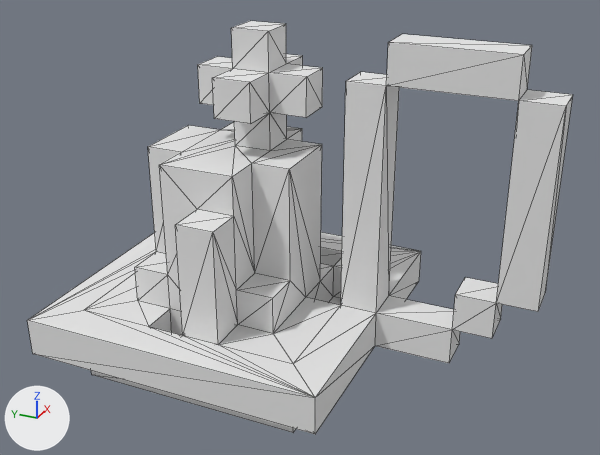
Before and after pictures for a commit that changed the OBJ model Assets/Scene  Models/Candle.obj.
Both versions are drawn from a 50 mm camera at (-1.989, -1.388, 1.297) aimed at (-0.222, -0.592, 0.414). The axes (+X, +Y, +Z) are drawn at lower left. The lights are the same throughout. Mesh edges are drawn as thin lines. Where no turn or scale is listed for an object, it has been applied to the vertices. Vertices at the same position are counted once.

Before the edit, the objects in view are built like this:
```python
me_untitled = bpy.data.meshes.new('Untitled')
me_untitled.from_pydata(...)  # 143 vertices, 292 faces; spans x -0.6..0.2, y -1.2..0.0, z 0.0..0.9
me_untitled.materials.append(mat_palette)  # white #e7e7e7
ob_untitled = bpy.data.objects.new('Untitled', me_untitled)
ob_untitled.location = (0.0, 0.0, 0.0)
```
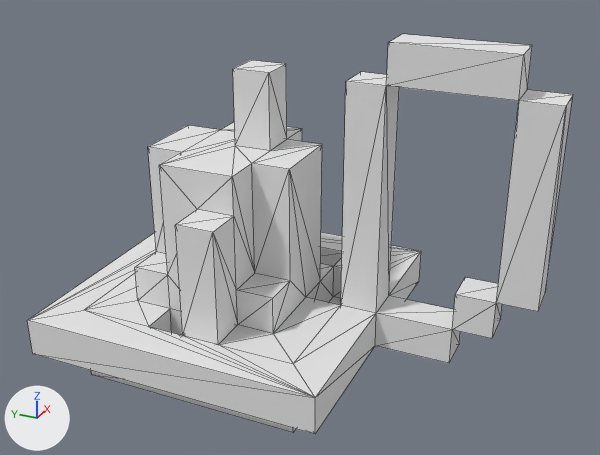
Edits to the bpy script that builds the scene:
```text
Change me_untitled:
    used by ob_untitled; location = (0.0, 0.0, 0.0)
    remove me_untitled.from_pydata(...)  # 143 vertices, 292 faces; spans x -0.6..0.2, y -1.2..0.0, z 0.0..0.9
    add me_untitled.from_pydata(...)  # 119 vertices, 244 faces; spans x -0.6..0.2, y -1.2..0.0, z 0.0..0.9
    me_untitled part 1
    24 vertices are removed from x -0.3..0.0, y -0.6..-0.3, z 0.7..0.9
    58 faces are deleted
    10 new faces join them
```

Changed parts and their boxes [x1, y1, x2, y2] in the pictures (600 x 455 px):
'Untitled', reshaped: before [27, 21, 573, 434]; after [27, 34, 573, 434]
part 1 of me_untitled, cut back: before [198, 21, 323, 151]; after [233, 60, 287, 151]
